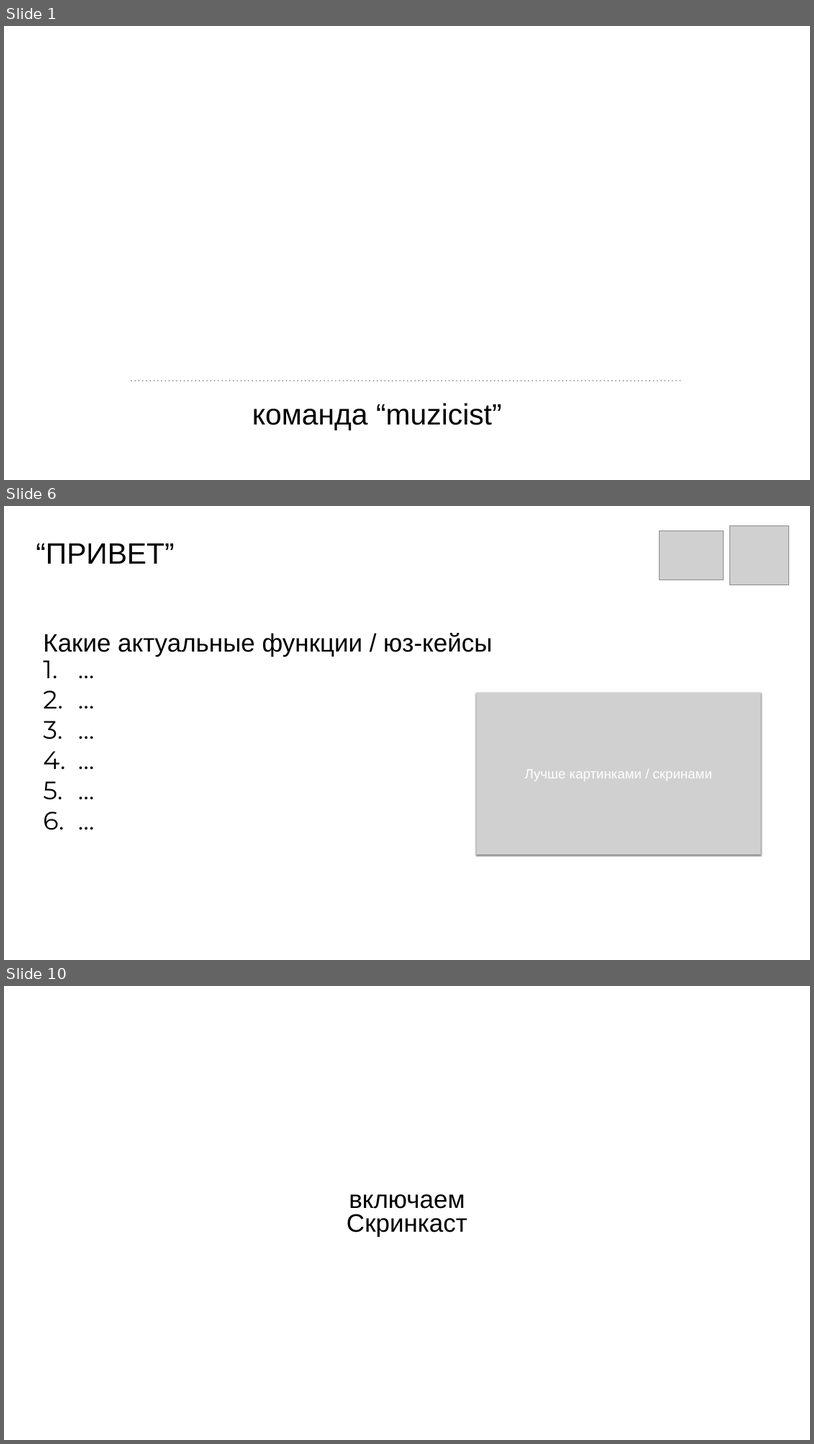
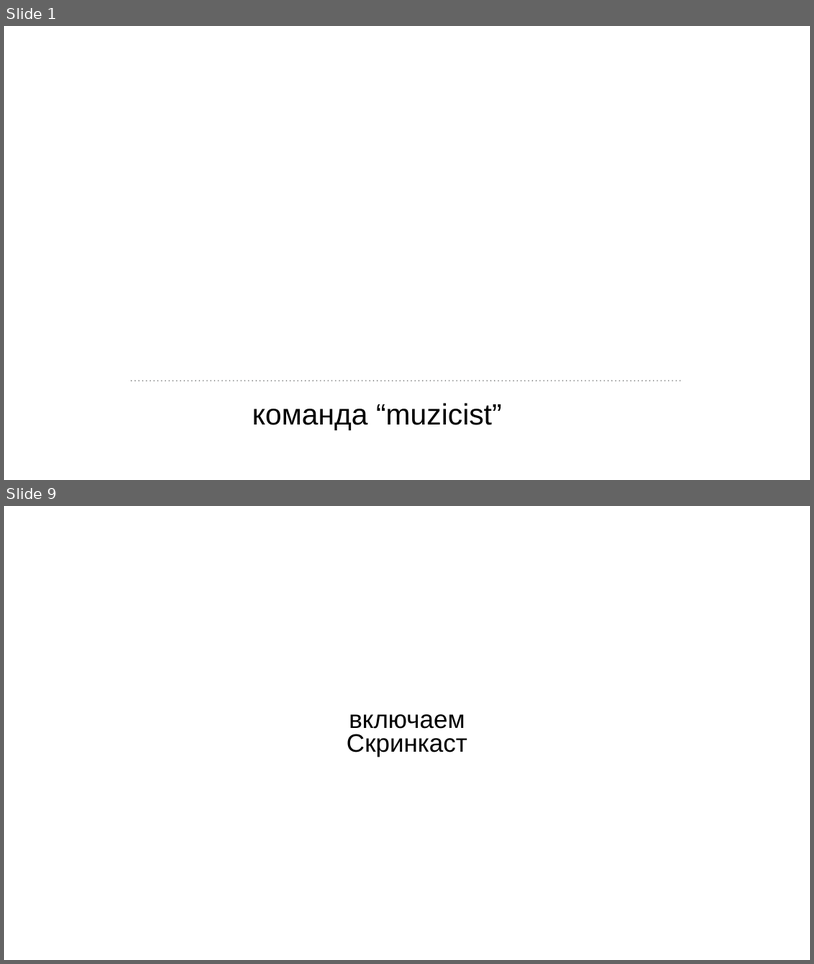
Before and after one commit to ivanbalashov239/muzicist, a slide deck: muzicist.pptx. Shown one above the other, each under a label of ours: slides 1, 6 and 10 before the commit, slides 1 and 9 after it; the slides between them are not shown. The pictures are 814x1444 and 814x964 pixels, drawn with LibreOffice and Linux fonts; fonts in the diff are those of the drawing; grey boxes stand for pictures; background and template pictures are left out. Boxes give left, top, right and bottom in pixels: in the first picture for what was removed or moved away, otherwise in the second. Text is boxed around its words. In the diff, an @@ line names an element or a change of style, - is before the commit and + after.

```diff
--- a/muzicist.pptx
+++ b/muzicist.pptx
@@ slide 6 removed at (4, 506, 810, 960), background #FFFFFF @@
@@ picture removed at (730, 526, 789, 584) @@
@@ text removed at (36, 543, 174, 564) @@
-“ПРИВЕТ”
@@ picture removed at (659, 530, 724, 579) @@
@@ text removed at (43, 633, 492, 656) @@
-Какие актуальные функции / юз-кейсы
@@ text removed at (41, 669, 774, 818) @@
-1. …
-2. …
-3. …
-4. …
-5. …
-6. …
@@ picture removed at (476, 692, 761, 854) @@
-Лучше картинками / скринами
@@ what was slide 10 is now slide 9 @@
```
Also in this commit, not shown: 7 slides changed, 2 slides added, 3 other slides removed.
